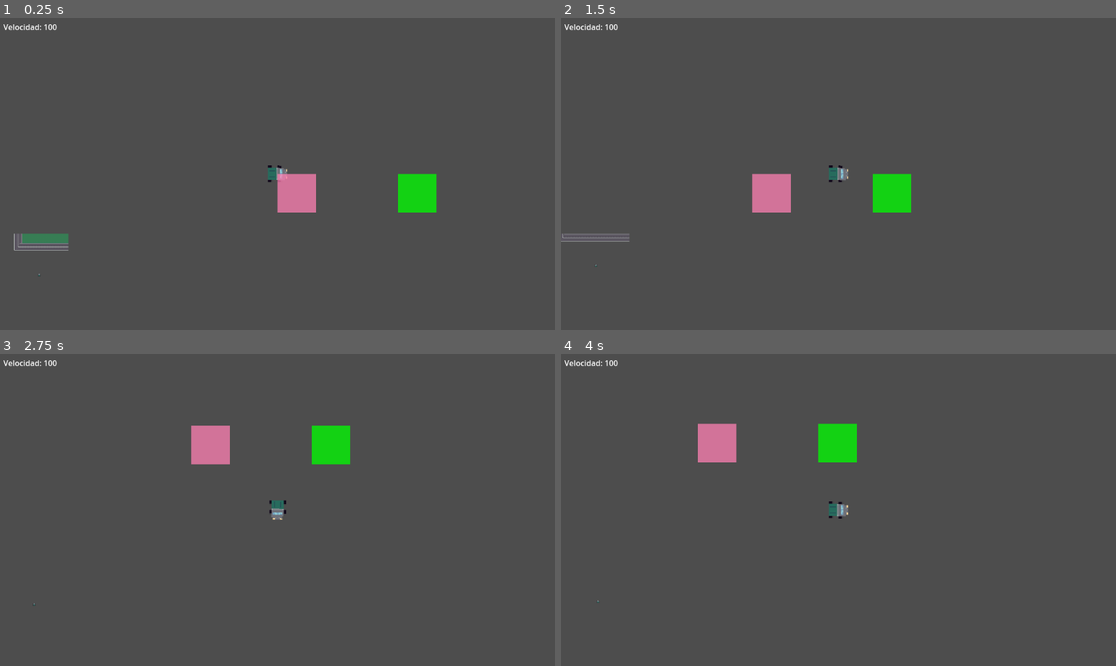
Above: before the commit, frames 1-4 (two rows, left to right).
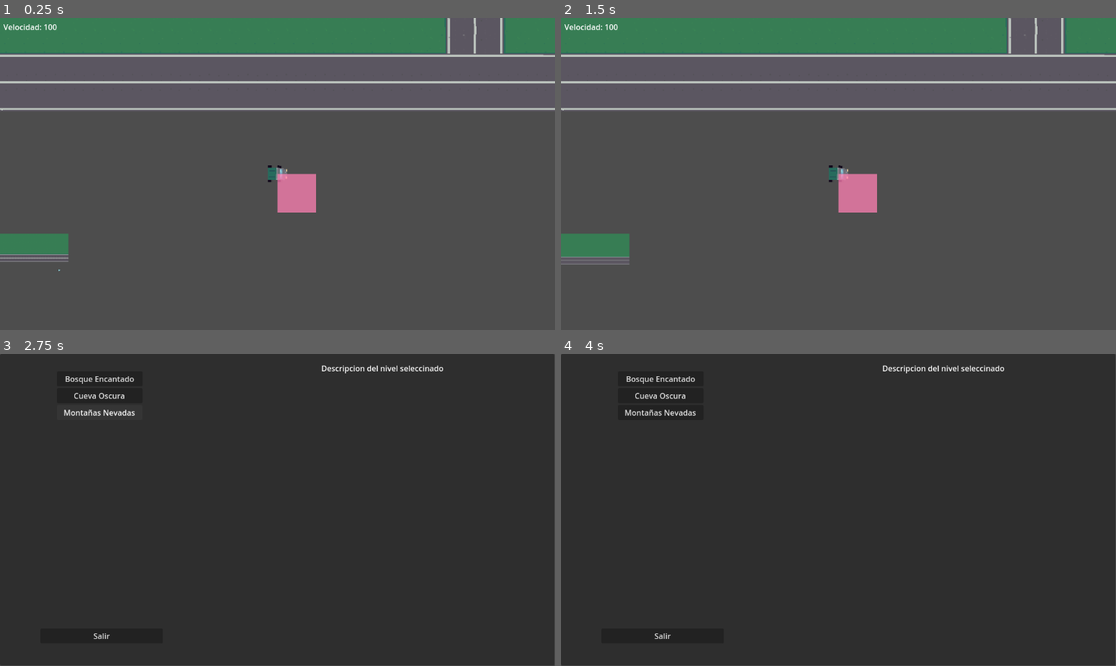
Above: after the commit, the same moments.

Repository: Genaro-Coronel-Gtz/Trucki
Game: Godot game, scene res://high_way_tmap.tscn
The game is run twice, just before and just after one commit, with the same random seed, the same clock (stepped at 60 frames per second) and the same inputs.
Inputs (mouse positions are in pixels of both pictures, inside the frame that each line leads up to):
- Up to frame 1 (0.25 s): no input
- Up to frame 2 (1.5 s): hold Right (ui_right) 0.53-1.25 s; hold J (ui_show, bound only after the commit) 0.53-1.25 s; click (660, 42) at 1.25 s, where only the run after the commit has a clickable "Bosque Encantado"
- Up to frame 3 (2.75 s): tap Enter at 2 s; hold Down (ui_down) from 2.03 s (still down); tap J (ui_show, bound only after the commit) at 2.1 s
- Up to frame 4 (4 s): release Down (ui_down) at 2.75 s; click (660, 394) at 2.75 s, where only the run after the commit has a clickable "Cueva Oscura"; tap Space at 3.5 s; hold Right (ui_right) from 3.53 s (still down); hold J (ui_show, bound only after the commit) from 3.53 s (still down)

The runs differ from the first frame. In frame 1, 15% of the frame differs, in the area x 0-100%, y 0-83%; in frame 2, 17%; in frame 3, 99%; in frame 4, 99%, in the area x 0-100%, y 0-100%.

Commit message:
Add ui scene , and new input gui to show ui scene with J key

Diff:
--- a/high_way_tmap.tscn
+++ b/high_way_tmap.tscn
@@ -1,5 +1,6 @@
-[gd_scene load_steps=11 format=4 uid="uid://b4a11n8mr8b0s"]
+[gd_scene load_steps=13 format=4 uid="uid://b4a11n8mr8b0s"]
 
+[ext_resource type="Script" path="res://scripts/main.gd" id="1_1jo18"]
 [ext_resource type="TileSet" uid="uid://bar8wstnqhvwk" path="res://high_way_tmap.tres" id="1_3tk2d"]
 [ext_resource type="Script" path="res://scripts/quest_system.gd" id="1_msgts"]
 [ext_resource type="Script" path="res://canvas_layer.gd" id="1_pl5ej"]
@@ -7,6 +8,7 @@
 [ext_resource type="TileSet" uid="uid://dvjcy50bnkl8k" path="res://Place_layer_tmap.tres" id="3_bupew"]
 [ext_resource type="Script" path="res://player.gd" id="4_eivpa"]
 [ext_resource type="Texture2D" uid="uid://bbhfqvxf7ijlc" path="res://Truck_04.png" id="5_gig77"]
+[ext_resource type="Texture2D" uid="uid://qxapbg5ea5n8" path="res://Arrow_01.png" id="6_42cqt"]
 [ext_resource type="Script" path="res://scripts/level_manager.gd" id="7_q4quq"]
 
 [sub_resource type="RectangleShape2D" id="RectangleShape2D_noins"]
@@ -15,6 +17,7 @@
 [sub_resource type="LabelSettings" id="LabelSettings_la75r"]
 
 [node name="Main" type="Node2D"]
+script = ExtResource("1_1jo18")
 
 [node name="CanvasLayer" type="CanvasLayer" parent="."]
 script = ExtResource("1_pl5ej")
@@ -50,7 +53,7 @@
 collision_enabled = false
 
 [node name="Sprite2D" type="Sprite2D" parent="CanvasLayer/SubViewportContainer/SubViewport"]
-texture = ExtResource("5_gig77")
+texture = ExtResource("6_42cqt")
 
 [node name="Camera2D" type="Camera2D" parent="CanvasLayer/SubViewportContainer/SubViewport"]
 zoom = Vector2(0.5, 0.5)
--- a/player.gd
+++ b/player.gd
@@ -4,12 +4,12 @@
 var speed = 100
 var counter = 0
 var minimap_camera
+var active_quest = null
 
 @onready var minimap_player = $"../CanvasLayer/SubViewportContainer/SubViewport/Sprite2D"
 @onready var speed_label = $"../HUD/SpeedLabel"
 @export var quest_system: Node  # Referencia al sistema de misiones
-var active_quest = null
-
+@onready var ui_scene_path = "res://ui.tscn"
 
 func assign_quest(quest_id):
 	if quest_system == null:
@@ -56,7 +56,7 @@
 	minimap_camera = get_node_or_null("../CanvasLayer/SubViewportContainer/SubViewport/Camera2D")
 	if minimap_camera == null:
 		print("⚠️ ERROR: No se encontró la cámara del minimapa. Verifica la estructura de nodos.")
-	assign_quest("m2")
+	assign_quest("m3")
 
 func updateStats():
 	if speed_label:
@@ -68,10 +68,16 @@
 	check_mission_start()
 	check_mission_complete()
 
+func loadui():
+	var ui_scene = load(ui_scene_path)
+	if ui_scene_path:
+		get_tree().change_scene_to_packed(ui_scene)
 
 func _physics_process(delta):
 	# Entrada del jugador
 	var direction = Vector2.ZERO
+	if Input.is_action_pressed("ui_show"):
+		loadui()
 	if Input.is_action_pressed("ui_up"):
 		direction.y -= 1
 		counter += 1
@@ -106,4 +112,5 @@
 		# Actualiza la posición del Sprite2D en el minimapa
 	if minimap_player:
 		minimap_player.position = position
+		minimap_player.rotation = direction.angle()
 	updateStats()
--- a/project.godot
+++ b/project.godot
@@ -14,6 +14,14 @@
 run/main_scene="res://high_way_tmap.tscn"
 config/features=PackedStringArray("4.3", "GL Compatibility")
 
+[input]
+
+ui_show={
+"deadzone": 0.5,
+"events": [Object(InputEventKey,"resource_local_to_scene":false,"resource_name":"","device":-1,"window_id":0,"alt_pressed":false,"shift_pressed":false,"ctrl_pressed":false,"meta_pressed":false,"pressed":false,"keycode":0,"physical_keycode":74,"key_label":0,"unicode":106,"location":0,"echo":false,"script":null)
+]
+}
+
 [layer_names]
 
 2d_physics/layer_1="Player"
--- a/scripts/level_manager.gd
+++ b/scripts/level_manager.gd
@@ -27,8 +27,7 @@
 	}
 ]
 
-
-var current_level_index = 0  # Índice del nivel actual
+var current_level_index = 1  # Índice del nivel actual
 
 func _ready():
 	load_level(current_level_index)  # Carga el primer nivel al iniciar el juego
--- /dev/null
+++ b/scripts/main.gd
@@ -0,0 +1,11 @@
+extends Node
+
+@onready var ui_scene_path = "res://ui.tscn"
+
+#func _ready():
+	## Cambiar a la escena del UI
+	#var ui_scene = load(ui_scene_path)
+	#if ui_scene_path:
+		#get_tree().change_scene_to_packed(ui_scene)
+	#else:
+		#print("Error: No se pudo cargar la escena del UI.")
--- a/scripts/quest_system.gd
+++ b/scripts/quest_system.gd
@@ -60,7 +60,7 @@
 
 # 🔍 Marcar zonas en el mapa
 func mark_zone(pos, color):
-	print("mark zone", pos , color)
+	# print("mark zone", pos , color)
 	if pos == null:
 		print("⚠️ Intento de marcar una zona con posición nula")
 		return
--- /dev/null
+++ b/scripts/ui.gd
@@ -0,0 +1,48 @@
+extends Panel
+
+@export var levels_data = [
+	{ "name": "Bosque Encantado", "start_position": Vector2(100, 200), "end_position": Vector2(500, 200) },
+	{ "name": "Cueva Oscura", "start_position": Vector2(50, 300), "end_position": Vector2(600, 300) },
+	{ "name": "Montañas Nevadas", "start_position": Vector2(200, 500), "end_position": Vector2(700, 500) }
+]
+@export var LevelManager: Node
+@onready var levels_container = $VBoxContainer  # El contenedor de los botones
+@onready var info_label = $Label2  # El label para mostrar la información del nivel seleccionado
+@onready var ui_scene_path = "res://ui.tscn"
+
+var selected_level = {}  # Diccionario vacío para almacenar el nivel seleccionado
+
+func _ready():
+	# Crear botones dinámicamente en base a levels_data
+	create_level_buttons()
+
+# Función para crear los botones de niveles
+func create_level_buttons():
+	# Limpiar los botones existentes
+	print(" levels container ", )
+	for button in levels_container.get_children():
+		button.queue_free()  # Eliminar los botones previos
+
+	# Crear un botón por cada nivel
+	for level in levels_data:
+		print(" Level ", level)
+		var button = Button.new()
+		button.text = level["name"]  # Asumimos que "name" es el nombre del nivel
+		#button.connect("pressed", _on_level_button_pressed, [level])
+		button.connect("pressed",Callable(self,"_start_level").bind(level))
+		levels_container.add_child(button)
+
+func _start_level(level):
+	print(" iniciar nivel ", level)
+	var ui_scene = preload("res://high_way_tmap.tscn")
+	if ui_scene:
+		get_tree().change_scene_to_packed(ui_scene)
+
+# Función que se ejecuta cuando un botón de nivel es presionado
+func _on_level_button_pressed(level):
+	# Al seleccionar un nivel, lo guardamos en selected_level
+	selected_level = level
+	info_label.text = "Nivel seleccionado: " + selected_level["name"]  # Mostrar el nombre del nivel
+	print("Nivel seleccionado:", selected_level["name"])
+
+	# Aquí puedes agregar código para cargar el nivel o hacer otras acciones
--- /dev/null
+++ b/ui.tscn
@@ -0,0 +1,39 @@
+[gd_scene load_steps=2 format=3 uid="uid://cu4oxeq41twnd"]
+
+[ext_resource type="Script" path="res://scripts/ui.gd" id="1_68fyi"]
+
+[node name="UI" type="Node2D"]
+
+[node name="CanvasLayer2" type="CanvasLayer" parent="."]
+
+[node name="Panel" type="Panel" parent="CanvasLayer2"]
+offset_right = 1151.0
+offset_bottom = 647.0
+script = ExtResource("1_68fyi")
+
+[node name="Label2" type="Label" parent="CanvasLayer2/Panel"]
+layout_mode = 2
+offset_left = 667.0
+offset_top = 18.0
+offset_right = 1065.0
+offset_bottom = 41.0
+text = "Descripcion del nivel seleccinado"
+
+[node name="Button" type="Button" parent="CanvasLayer2/Panel"]
+layout_mode = 2
+offset_left = 84.0
+offset_top = 570.0
+offset_right = 338.0
+offset_bottom = 601.0
+text = "Salir"
+
+[node name="VBoxContainer" type="VBoxContainer" parent="CanvasLayer2/Panel"]
+layout_mode = 0
+offset_left = 118.0
+offset_top = 36.0
+offset_right = 296.0
+offset_bottom = 71.0
+
+[node name="Label" type="Label" parent="CanvasLayer2/Panel/VBoxContainer"]
+layout_mode = 2
+text = "Selecciona un nivel"
Binary file added: Arrow_01.png
Not shown, added: Arrow_01.png.import
